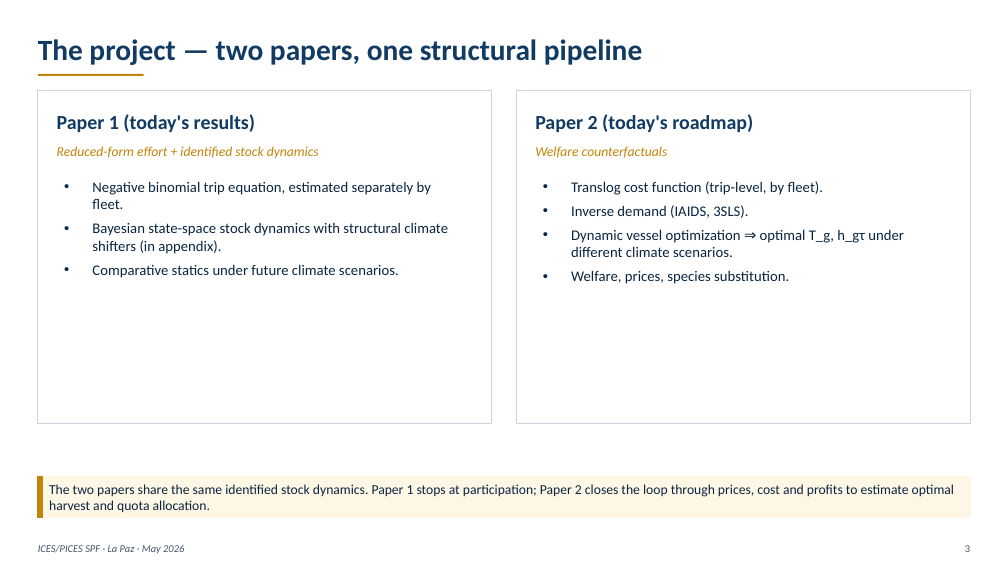
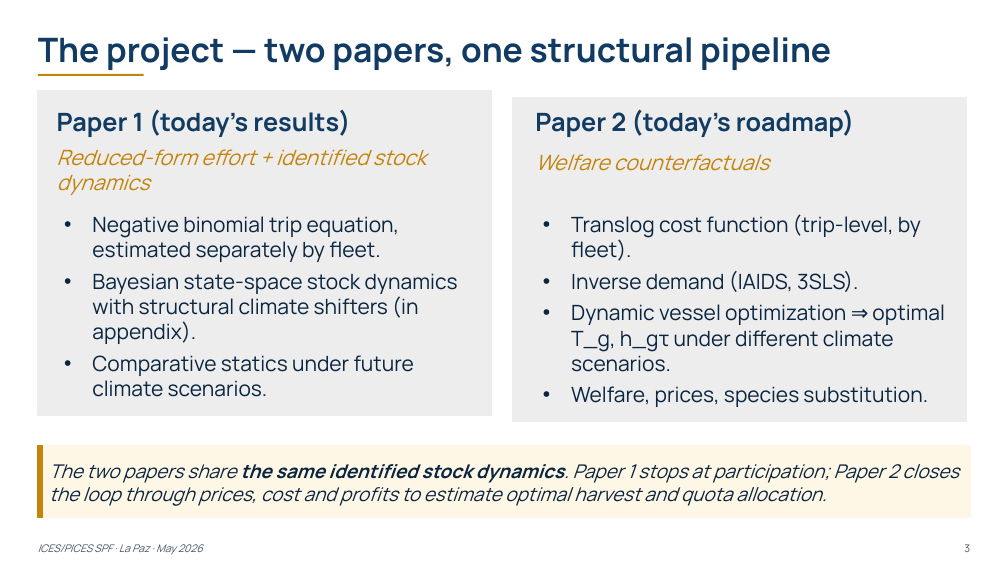
Before and after one commit to fquezadae/Impact-of-Environmental-Variability-on-Harvest, a slide deck: slide 3 of slides/slides_PICES.pptx. Drawn at 1008x567 pixels with LibreOffice and Linux fonts; fonts in the diff are those of the drawing. Boxes give left, top, right and bottom in pixels: in the first picture for what was removed or moved away, otherwise in the second. Text is boxed around its words. In the diff, an @@ line names an element or a change of style, - is before the commit and + after.

```diff
--- a/slides/slides_PICES.pptx
+++ b/slides/slides_PICES.pptx
@@ text "The project — two papers, ..." at [38,37,831,70]: size 28 to 32 pt, font Calibri to Manrope @@
@@ rectangle: place and size @@
-rectangle at [38,91,492,423]
+rectangle at [38,91,492,415]
@@ rectangle at [38,91,492,415]: fill #FFFFFF to #EDEDED; outline #CBD5E1 0.75 pt to #EDEDED 0.75 pt @@
@@ text "Paper 1 (today's results)" at [57,110,350,137]: size 19 to 24 pt, font Calibri to Manrope @@
@@ rectangle at [513,98,966,422]: fill #FFFFFF to #EDEDED; outline #CBD5E1 0.75 pt to #EDEDED 0.75 pt @@
@@ rectangle: place and size @@
-rectangle at [516,91,970,423]
+rectangle at [513,98,966,422]
@@ text "Paper 2 (today's roadmap)" at [535,109,855,137]: size 19 to 24 pt, font Calibri to Manrope @@
@@ text "Reduced-form effort + identified stock ..." at [57,149,427,195]: size 13 to 20 pt, font Calibri to Manrope @@
@@ text "Welfare counterfactuals": place and size @@
-text "Welfare counterfactuals" at [535,146,668,158]
+text "Welfare counterfactuals" at [535,154,770,171]
@@ text "Welfare counterfactuals" at [535,154,770,171]: size 13 to 20 pt, font Calibri to Manrope @@
@@ text "Negative binomial trip equation, estimated ...": place and size @@
-text "Negative binomial trip equation, estimated ..." at [92,181,448,278]
+text "Negative binomial trip equation, estimated ..." at [92,216,458,397]
@@ text "Negative binomial trip equation, estimated ..." at [92,216,458,397]: size 14 to 20 pt, font Calibri to Manrope @@
@@ text "Translog cost function (trip-level, by ..." at [571,214,945,407]: size 14 to 20 pt, font Calibri to Manrope @@
@@ text "Translog cost function (trip-level, by ...": place and size @@
-text "Translog cost function (trip-level, by ..." at [571,181,904,284]
+text "Translog cost function (trip-level, by ..." at [571,214,945,407]
@@ rectangle: place and size @@
-rectangle at [38,476,970,518]
+rectangle at [38,445,970,518]
@@ rectangle: place and size @@
-rectangle at [38,476,42,518]
+rectangle at [38,445,42,518]
@@ text "The two papers share the ...": place and size @@
-text "The two papers share the ..." at [49,484,954,513]
+text "The two papers share the ..." at [49,464,959,506]
@@ text "The two papers share the ..." at [49,464,959,506]: size 13 to 18 pt, font Calibri to Manrope, italic on; bold on in "the same identified stock dynamics." @@
@@ text "ICES/PICES SPF · La Paz ..." at [38,544,203,555]: font Calibri to Manrope @@
@@ text "3" at [964,544,970,552]: font Calibri to Manrope @@
```
Also in this commit, not shown: 9 other slides changed, 2 other files.
